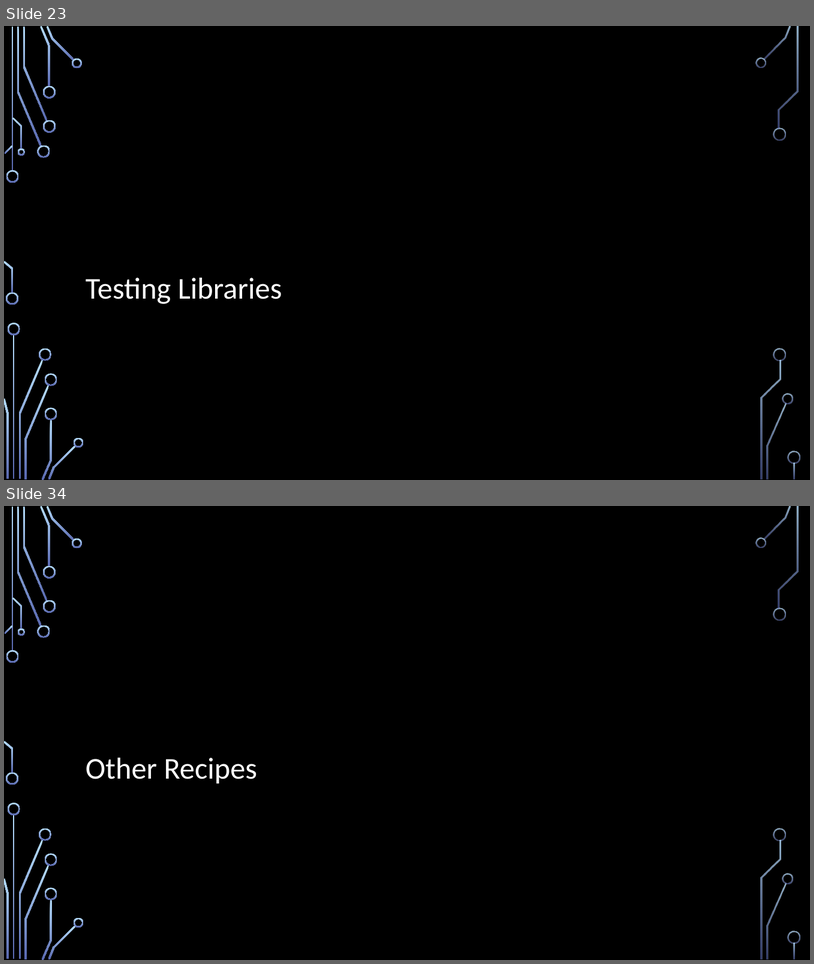
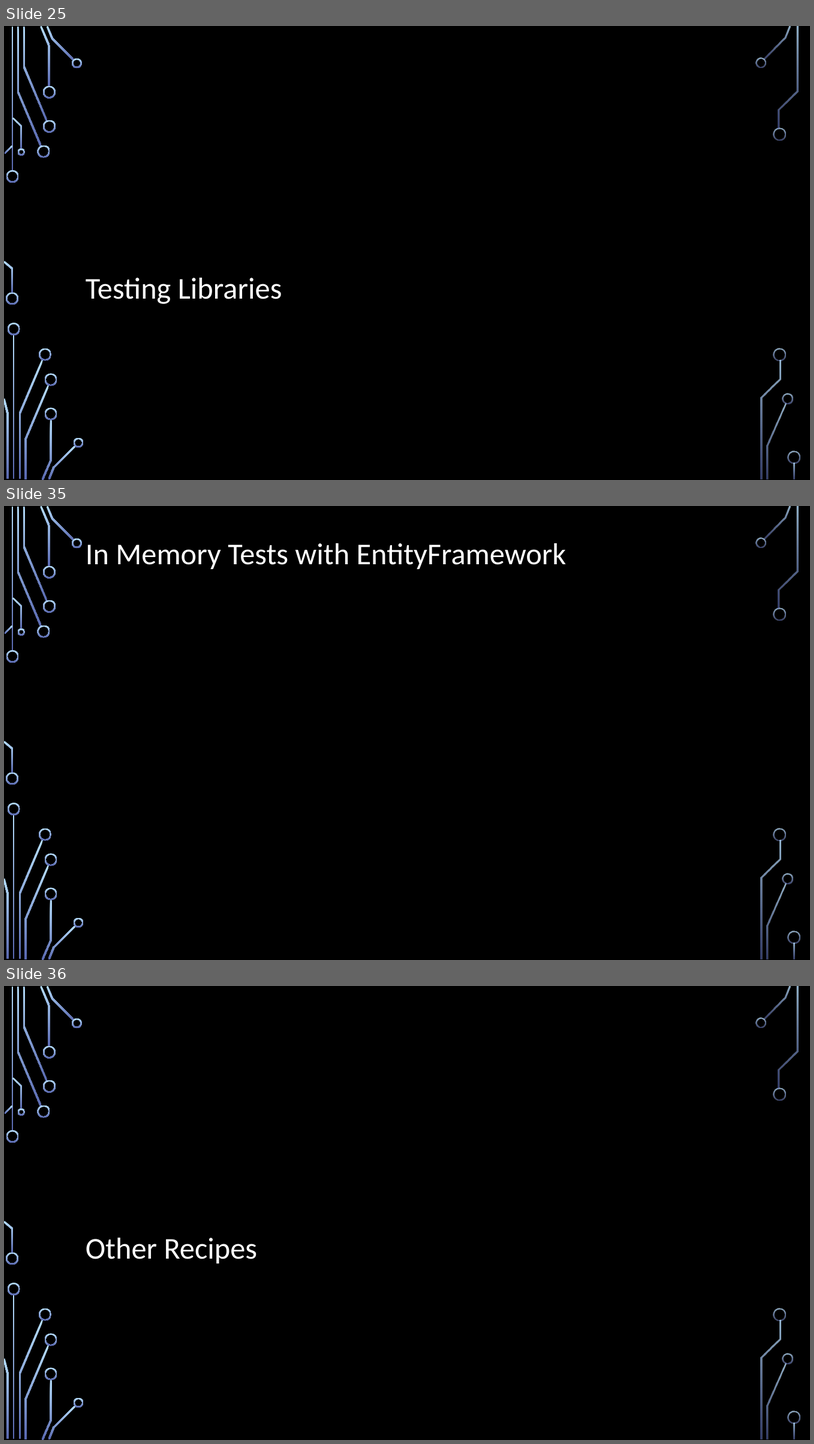
Before and after one commit to IntegerMan/SoftwareQualityTalk, a slide deck: Software Quality Recipes for Legacy.pptx. Shown one above the other, each under a label of ours: slides 23 and 34 before the commit, slides 25, 35 and 36 after it; the slides between them are not shown. The pictures are 814x964 and 814x1444 pixels, drawn with LibreOffice and Linux fonts; fonts in the diff are those of the drawing; background and template pictures are left out. Boxes give left, top, right and bottom in pixels: in the first picture for what was removed or moved away, otherwise in the second. Text is boxed around its words. In the diff, an @@ line names an element or a change of style, - is before the commit and + after.

```diff
--- a/Software Quality Recipes for Legacy.pptx
+++ b/Software Quality Recipes for Legacy.pptx
@@ slide 35 added at (4, 506, 810, 960), background picture (left out); not listed: 36 template elements that a slide beside it also shows @@
@@ title added at (86, 543, 567, 569), 36 pt, text #FFFFFF @@
+In Memory Tests with EntityFramework
@@ what was slide 23 is now slide 25 @@
@@ what was slide 34 is now slide 36 @@
```
Also in this commit, not shown: 9 slides changed, 6 other slides added, 5 slides removed, 4 other files.
